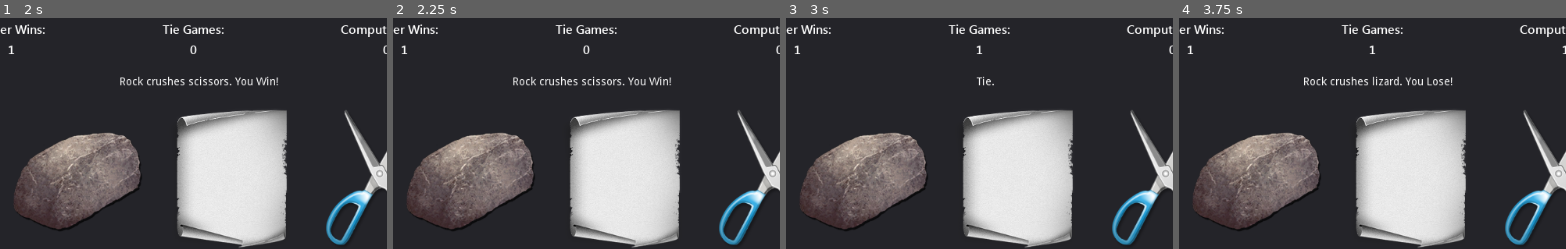
Above: before the commit, frames 1-4 (left to right).
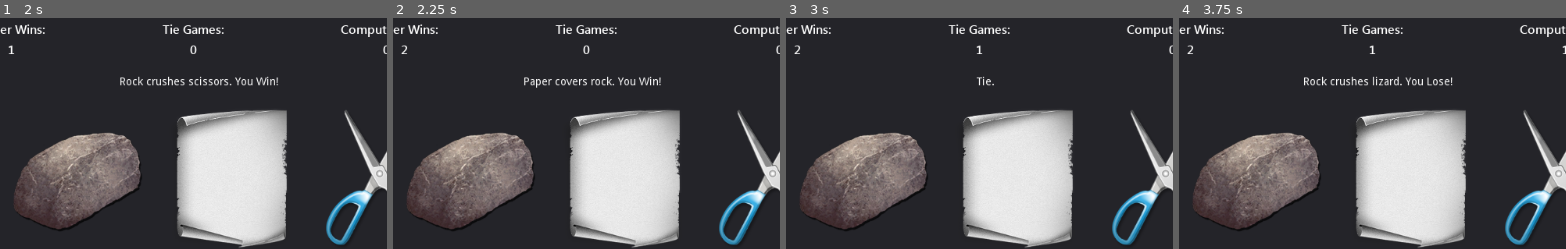
Above: after the commit, the same moments.

Repository: Quincy9000/QRPSLS
Game: Godot game, scene res://RPSLS.tscn
Two runs of this game, one before a commit and one after it. Both use one fixed random seed, a clock stepped at 60 frames per second and the inputs below.
Inputs (mouse positions are % of the whole screen's width and height, from its top left):
- Up to frame 1 (2 s): click (11, 89) at 0.52 s; type "12" at 0.6 s; click (34, 37) at 1.25 s
- Up to frame 2 (2.25 s): click (53, 37) at 2 s
- Up to frame 3 (3 s): click (73, 37) at 2.75 s
- Up to frame 4 (3.75 s): click (39, 75) at 3.5 s
The pictures show only the part of the screen within x 24-74%, y 0-50%; the shares and areas given below are measured in that part.

Frame 1 is identical in both runs. In frame 2, 0.9% of the frame differs, in the area x 2-72%, y 11-31%; in frame 3, less than 0.1%; in frame 4, less than 0.1%.
Error before the commit: Invalid type in function 'check_local_or_mult_game' in base 'Control (RPSLS.tscn::1)'. Cannot convert argument 1 from Object to String.

Commit message:
ITS VERKING

Diff:
--- a/RPSLS.tscn
+++ b/RPSLS.tscn
@@ -67,7 +67,7 @@
 		_win_against1 = w1
 		_win_against2 = w2
 
-	func decide(other) -> Winner:
+	func decide(other: RPSLS) -> Winner:
 		var n = other._choice
 		if n == _choice:
 			print(\"Tie.\")
@@ -105,15 +105,16 @@
 
 var other_player_choice := String()
 
-var did_I_send_choice = \"\"
+var did_I_send_choice: String = \"\"
 
 remote func send_choice(my_choice):
 	print(my_choice)
 	$Panel/InfoLabel.text = \"Opponent sent their choice!\"
 	other_player_choice = my_choice
-	if did_I_send_choice:
-		check_game(did_I_send_choice, opponent_choices[opponent_choices])
-
+	if did_I_send_choice != \"\":
+		check_game(did_I_send_choice, opponent_choices[other_player_choice])
+		did_I_send_choice = \"\"
+		other_player_choice = \"\"
 func _player_connected(id):
 	# Called on both clients and server when a peer connects. Send my info to it.
 	#rpc_id(id, \"register_player\", player_name)
@@ -183,13 +184,12 @@
 	if not connection:
 		check_game(you, cpu)
 	else:
-		did_I_send_choice = true
 		check_mult_game(you)
 
-func check_mult_game(you):
+func check_mult_game(you: String):
 	print(you)
 	rpc(\"send_choice\", you)
-	if other_player_choice:
+	if other_player_choice != \"\":
 		check_game(you, opponent_choices[other_player_choice])
 		other_player_choice = \"\"
 
@@ -210,7 +210,7 @@
 
 func _on_TextureButton2_pressed() -> void:
 	print(\"paper\")
-	did_I_send_choice = paper
+	did_I_send_choice = \"paper\"
 	check_local_or_mult_game(did_I_send_choice, computer_choice())
 
 func _on_TextureButton3_pressed() -> void:
